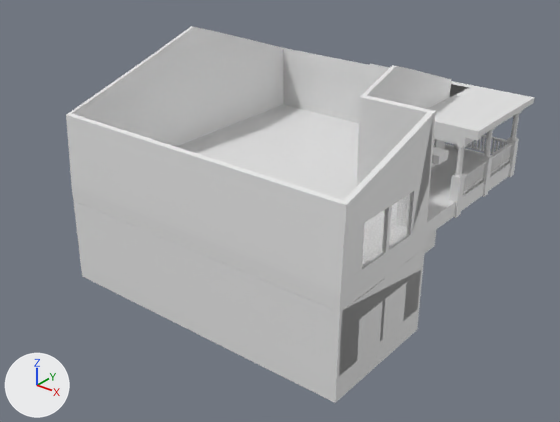
The Blender file Assets/House.blend, before and after one commit.
Both versions are drawn from a 50 mm camera at (65.5, -147.9, 79.9) aimed at (-42.8, -12.4, -4.1). The lights are fixed; the arrows at lower left show +X, +Y and +Z. The picture after the commit comes second.

Names of what the first picture shows: 'Basement', 'Front porch', 'Glass', 'House', 'Porch stick.001', 'RRoof holder/front porch roof' and 6 more.
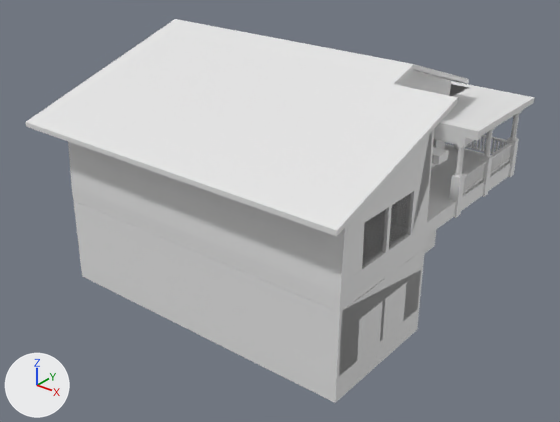
Boxes [x1, y1, x2, y2] around the edits, measured in the pictures (560 x 422 px):
'House roof', shown
    after: [25, 19, 469, 236]
'House', unchanged, covered by the edit
    before: [66, 26, 451, 312]
    after: [68, 70, 451, 312]

The change, as a list of edits to the scene's bpy script:
```text
Change ob_house_roof:
    remove ob_house_roof.hide_set(True)
```
